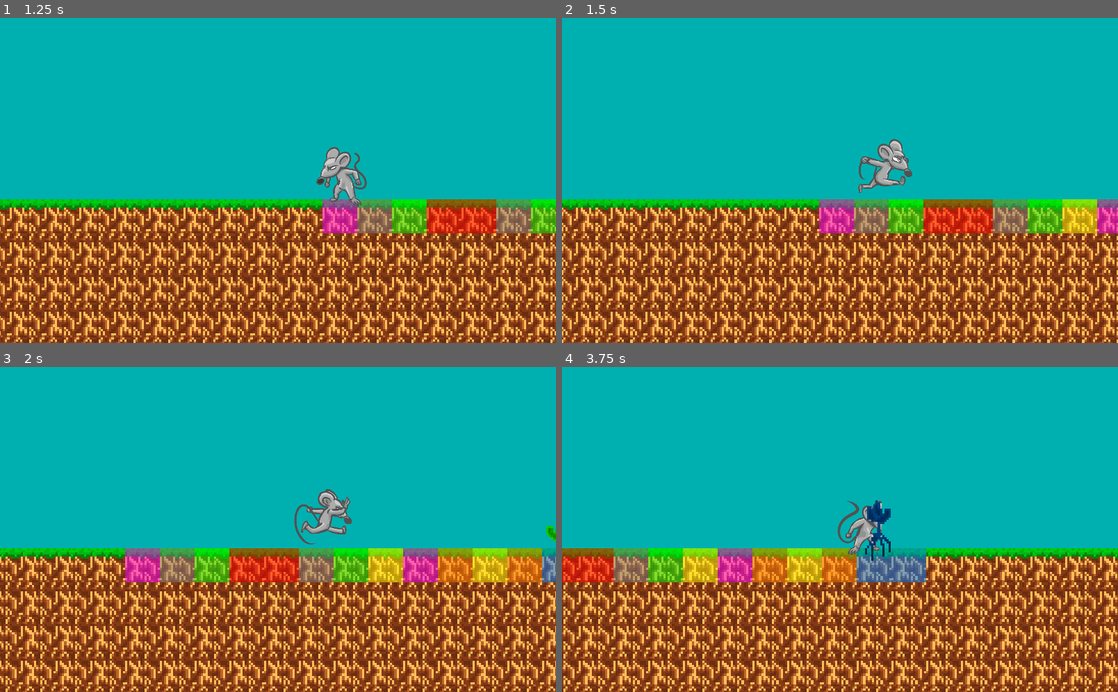
Above: before the commit, frames 1-4 (two rows, left to right).
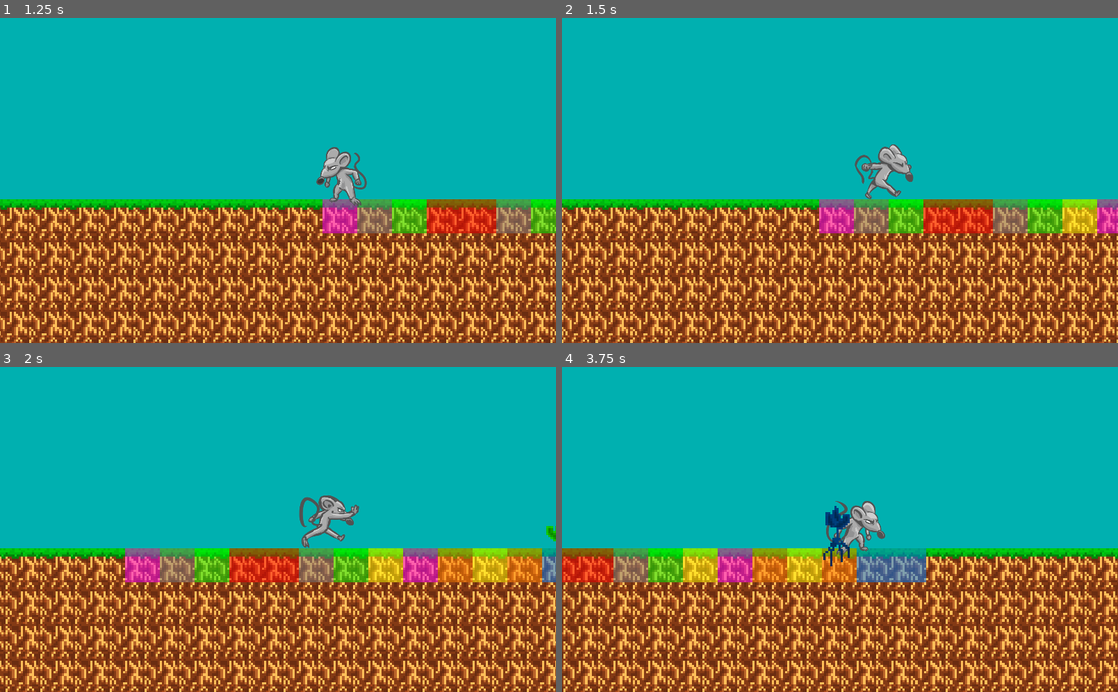
Above: after the commit, the same moments.

Repository: EndersteveGamer/GGJ-2023
Game: Godot game, scene res://Scene/Intro/Intro.tscn
Two runs of this game, one before a commit and one after it. Both use one fixed random seed, a clock stepped at 60 frames per second and the inputs below.
Inputs:
- Up to frame 1 (1.25 s): click "Play" at 0.5 s
- Up to frame 2 (1.5 s): hold Right (ui_right) from 1.28 s (still down)
- Up to frame 3 (2 s): keep holding Right (ui_right)
- Up to frame 4 (3.75 s): release Right (ui_right) at 2.03 s; hold Down (ui_down) 2.03-2.78 s; hold Right (ui_right) 2.78-3.53 s; hold Up (ui_up) from 3.53 s (still down)

Frame 1 is identical in both runs. In frame 2, 0.8% of the frame differs, in the area x 52-64%, y 37-56%; in frame 3, 0.9%; in frame 4, 1.3%, in the area x 47-60%, y 41-62%.

Commit message:
Rat animation fix

Diff:
--- a/The Other Godot Project/Script/Rat.gd
+++ b/The Other Godot Project/Script/Rat.gd
@@ -146,14 +146,6 @@
 	var directionInput = Vector2.ZERO
 	directionInput.x = Input.get_action_strength("ui_right") - Input.get_action_strength("ui_left")
 	deltaSpeed.x = (deltaSpeed.x + directionInput.x * speed) * deceleration
-	if abs(deltaSpeed.x)>0.1:
-		sprite.texture=run
-		sprite.hframes=9
-		animator.play("run")
-	else:
-		sprite.texture=idle
-		sprite.hframes=6
-		animator.play("idle")
 	if Input.get_action_strength("ui_right") > 0:
 		facing=true
 	elif Input.get_action_strength("ui_left") > 0:
@@ -191,6 +183,14 @@
 	move_and_slide(deltaSpeed)
 
 func _physics_process(delta):
+	if abs(deltaSpeed.x)>0.1:
+		sprite.texture=run
+		sprite.hframes=9
+		animator.play("run")
+	else:
+		sprite.texture=idle
+		sprite.hframes=6
+		animator.play("idle")
 	if uproot!=null:
 		if uproot.dead:
 			remove_child(uproot)
